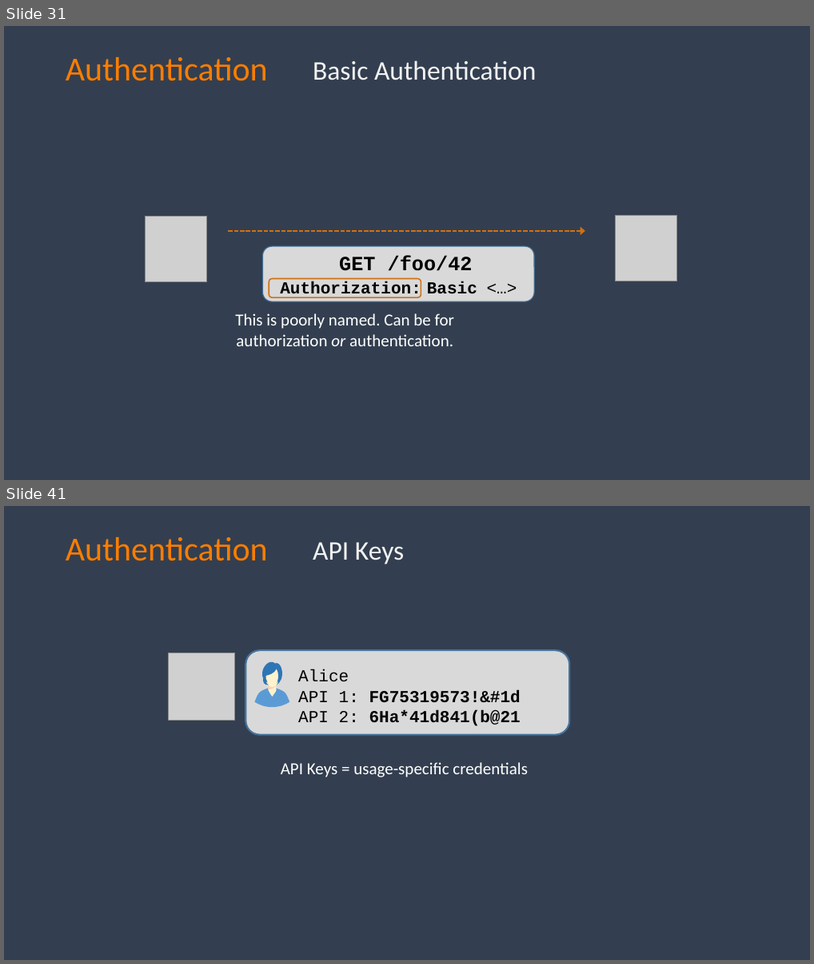
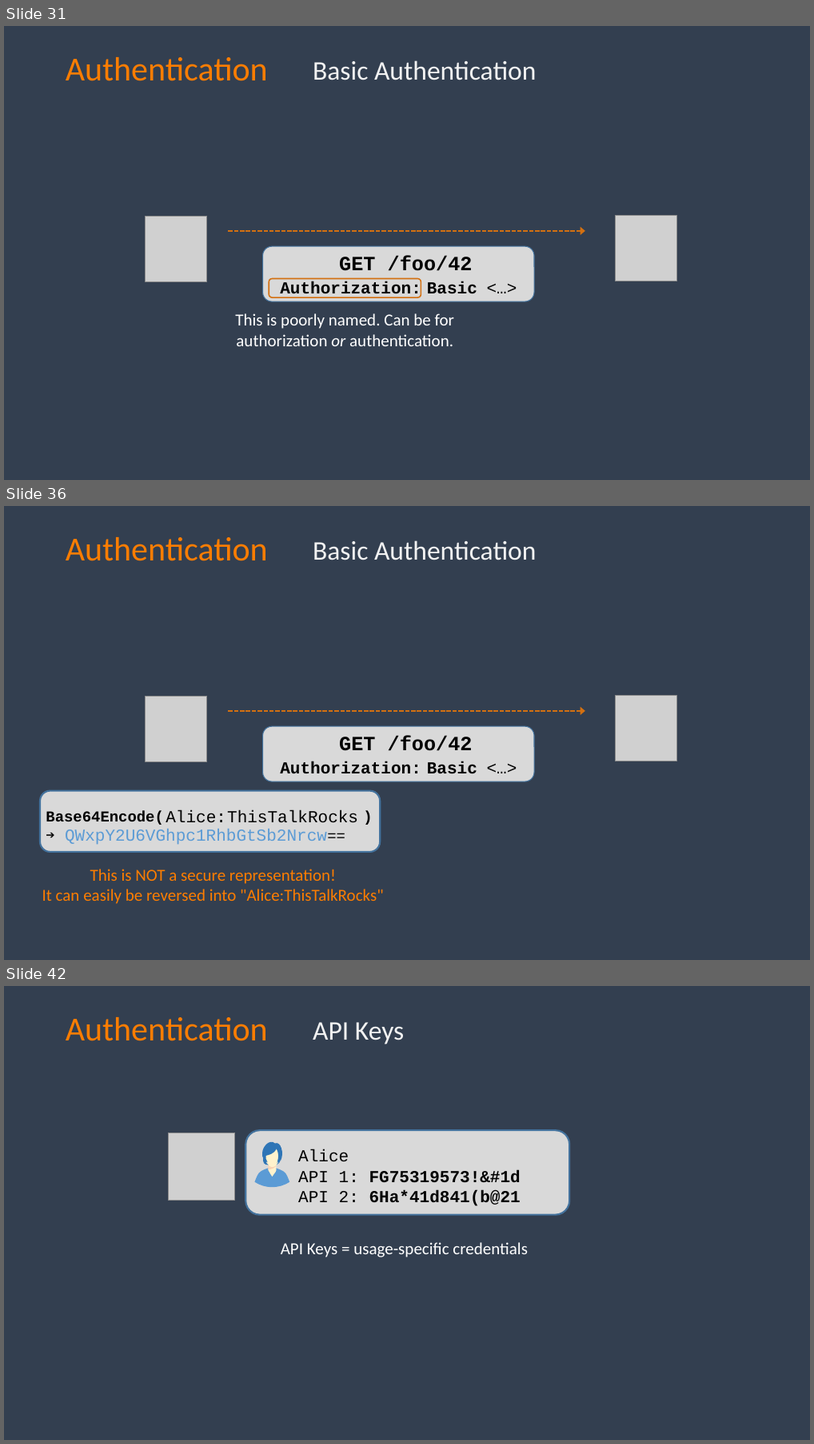
Before and after one commit to spetryjohnson/talk-PracticalAuthForDevs, a slide deck: Authentication for Non-Developers.pptx. Shown one above the other, each under a label of ours: slides 31 and 41 before the commit, slides 31, 36 and 42 after it; the slides between them are not shown. The pictures are 814x964 and 814x1444 pixels, drawn with LibreOffice and Linux fonts; fonts in the diff are those of the drawing; grey boxes stand for pictures; background and template pictures are left out. Boxes give left, top, right and bottom in pixels: in the first picture for what was removed or moved away, otherwise in the second. Text is boxed around its words. In the diff, an @@ line names an element or a change of style, - is before the commit and + after.

```diff
--- a/Authentication for Non-Developers.pptx
+++ b/Authentication for Non-Developers.pptx
@@ slide 36 added at (x1=4, y1=506, x2=810, y2=960), background #333F50 @@
@@ text added at (x1=66, y1=537, x2=268, y2=561), 40 pt, text #FD7D00 @@
+Authentication
@@ text added at (x1=313, y1=540, x2=537, y2=560), 32 pt, text #F2F2F2 @@
+Basic Authentication
@@ picture added at (x1=146, y1=696, x2=207, y2=762) @@
@@ picture added at (x1=616, y1=696, x2=678, y2=761) @@
@@ arrow added from (229, 711) to (586, 711), #D37011 1.75 pt dashed @@
@@ rounded rectangle added at (x1=263, y1=726, x2=534, y2=781), fill #D9D9D9, outline #43739E 1 pt @@
@@ text added at (x1=339, y1=735, x2=473, y2=751), 24 pt, text #000000, bold @@
+GET /foo/42
@@ text added at (x1=280, y1=761, x2=422, y2=773), 20 pt, text #000000, bold @@
+Authorization:
@@ text added at (x1=427, y1=761, x2=478, y2=774), 20 pt, text #000000, bold @@
+Basic
@@ text added at (x1=482, y1=753, x2=524, y2=780), 20 pt, text #000000 @@
+<…>
@@ rounded rectangle added at (x1=40, y1=790, x2=380, y2=852), fill #D9D9D9, outline #43739E 2 pt @@
@@ text added at (x1=46, y1=811, x2=163, y2=824), 18 pt, text #000000, bold @@
+Base64Encode( )
+➔
@@ text added at (x1=166, y1=810, x2=358, y2=823), 20 pt, text #000000 @@
+Alice:
@@ text added at (x1=166, y1=810, x2=358, y2=823), 20 pt, text #000000 @@
+ThisTalkRocks
@@ text added at (x1=65, y1=828, x2=327, y2=844), 20 pt, text #5B9BD5 @@
+QWxpY2U6VGhpc1RhbGtSb2Nrcw==
@@ text added at (x1=42, y1=868, x2=384, y2=904), 20 pt, text #FD7D00 @@
+This is NOT a secure representation!
+It can easily be reversed into "Alice:ThisTalkRocks"
@@ what was slide 41 is now slide 42 @@
```
Also in this commit, not shown: 10 slides changed, 3 other slides added, 1 slide removed.
